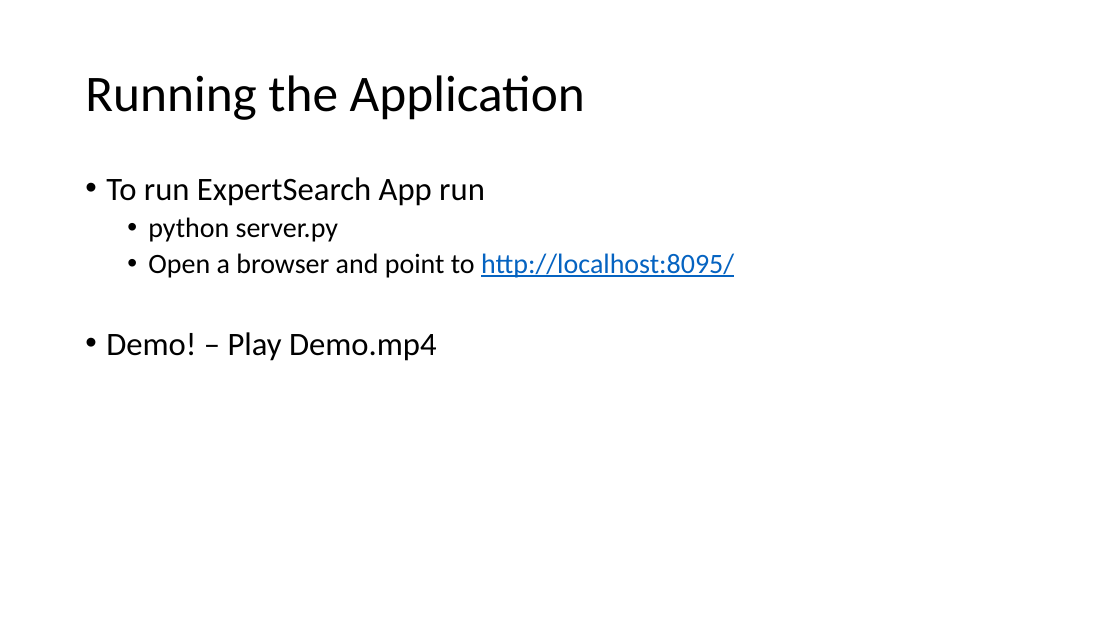
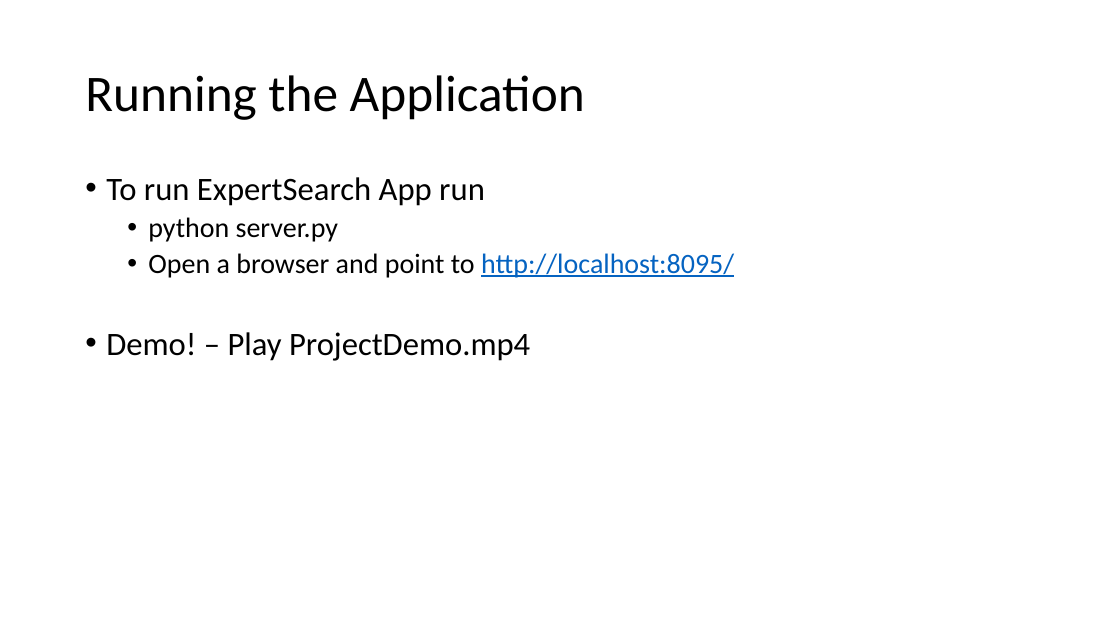
Before and after one commit to pmanden-uiuc/CourseProject, a slide deck: slide 12 of ProjectDocumentation.pptx. Drawn at 1120x630 pixels with LibreOffice and Linux fonts; fonts in the diff are those of the drawing. Boxes give left, top, right and bottom in pixels: in the first picture for what was removed or moved away, otherwise in the second. Text is boxed around its words. In the diff, an @@ line names an element or a change of style, - is before the commit and + after.

Commit message:
Project Documentation

```diff
--- a/ProjectDocumentation.pptx
+++ b/ProjectDocumentation.pptx
@@ text at [106, 332, 530, 361]: text changed @@
-• Demo! – Play Demo.mp4
+• Demo! – Play ProjectDemo.mp4
```
